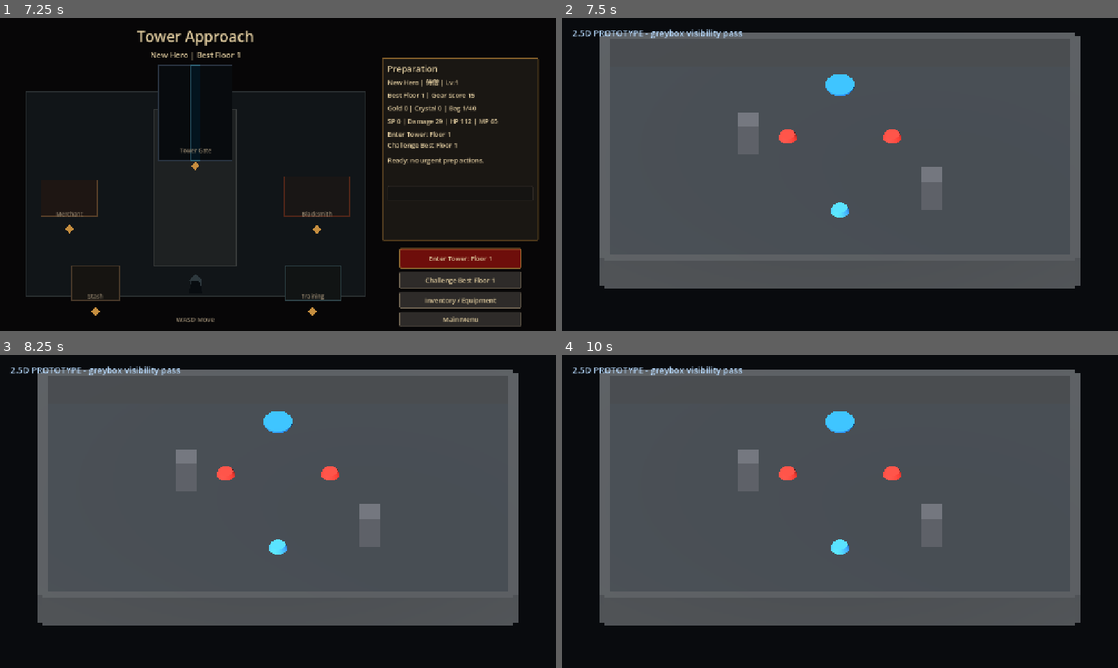
Above: before the commit, frames 1-4 (two rows, left to right).
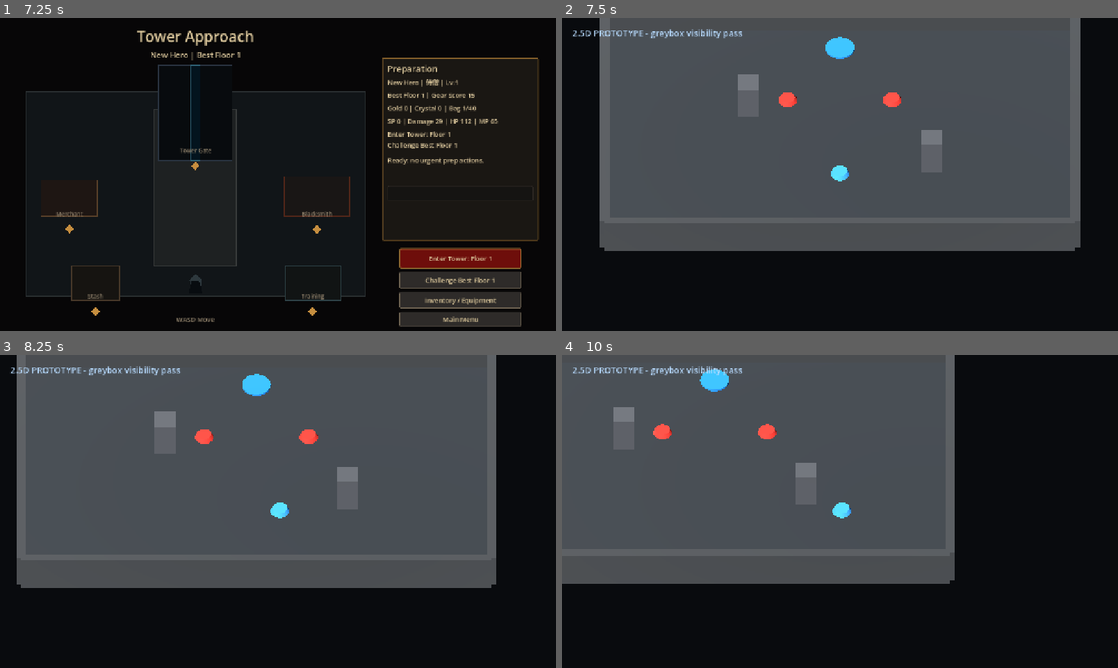
Above: after the commit, the same moments.

Repository: huhejie2009/dark-tower-2d-arpg
Game: Godot game, scene res://scenes/MainMenu.tscn
The game is run twice, just before and just after one commit, with the same random seed, the same clock (stepped at 60 frames per second) and the same inputs.
Inputs (mouse positions are in pixels of both pictures, inside the frame that each line leads up to):
- Up to frame 1 (7.25 s): click "Start Game" at 0.5 s; click "slot_1 Empty Click to select" at 1.25 s; click "slot_2 Empty Click to select" at 2 s; click "slot_3 Empty Click to select" at 2.75 s; click "战士" at 3.5 s; click "游侠" at 4.25 s; click "法师" at 5 s; click "侍僧" at 5.75 s; click "Create In Selected Empty Slot" at 6.5 s
- Up to frame 2 (7.5 s): click "Enter Tower: Floor 1" at 7.25 s
- Up to frame 3 (8.25 s): tap Enter at 8 s; move the mouse to (400, 495) at 8.02 s; hold D (move_right) from 8.03 s (still down); tap I at 8.1 s; click (400, 495) at 8.17 s
- Up to frame 4 (10 s): release D (move_right) at 8.75 s; drag from (728, 527) to (812, 574) at 8.77 s; tap Space at 9.5 s; move the mouse to (895, 442) at 9.52 s; hold D (move_right) from 9.53 s (still down); tap E at 9.6 s

Frame 1 is identical in both runs. In frame 2, 16% of the frame differs, in the area x 6-94%, y 0-87%; in frame 3, 22%; in frame 4, 37%, in the area x 0-94%, y 0-87%.

Commit message:
Add 2.5D prototype player movement

Diff:
--- a/scripts/app/Prototype2_5DCombatRoom.gd
+++ b/scripts/app/Prototype2_5DCombatRoom.gd
@@ -14,6 +14,10 @@
 var world_environment: WorldEnvironment
 var key_light: DirectionalLight3D
 var debug_hud: CanvasLayer
+var camera_follow_offset := Vector3(0.0, 10.0, 10.0)
+var player_move_input_override_enabled := false
+var player_move_input_override := Vector2.ZERO
+var active_move_input := Vector2.ZERO
 
 func _ready() -> void:
 	_build_visibility_baseline()
@@ -22,6 +26,12 @@
 	_build_actors()
 	_build_exit_marker()
 	_build_debug_hud()
+
+func _physics_process(_delta: float) -> void:
+	active_move_input = _read_player_move_input()
+	if player != null and player.has_method("set_move_input"):
+		player.call("set_move_input", active_move_input)
+	_update_camera_follow()
 
 func _build_visibility_baseline() -> void:
 	world_environment = WorldEnvironment.new()
@@ -111,13 +121,16 @@
 	player = BillboardActor3D.new()
 	player.name = "PlayerBillboard"
 	player.position = Vector3(0.0, 0.0, 2.0)
+	player.set_movement_speed(4.5)
 	add_child(player)
 	_add_actor_visible_marker(player, Color(0.22, 0.65, 1.0), "PlayerReadableMarker")
+	_update_camera_follow()
 
 	for index in range(2):
 		var enemy := BillboardActor3D.new()
 		enemy.name = "EnemyBillboard%d" % (index + 1)
 		enemy.position = Vector3(-2.0 + float(index) * 4.0, 0.0, -2.0)
+		enemy.set_movement_speed(3.2)
 		add_child(enemy)
 		_add_actor_visible_marker(enemy, Color(0.95, 0.20, 0.16), "EnemyReadableMarker")
 		enemies.append(enemy)
@@ -168,6 +181,26 @@
 	material.roughness = 0.85
 	return material
 
+func _read_player_move_input() -> Vector2:
+	if player_move_input_override_enabled:
+		return player_move_input_override
+	return Input.get_vector("move_left", "move_right", "move_forward", "move_back")
+
+func _update_camera_follow() -> void:
+	if camera == null or player == null:
+		return
+	var target_position := player.global_position
+	camera.global_position = target_position + camera_follow_offset
+	camera.look_at(target_position, Vector3.UP)
+
+func set_player_move_input_for_test(value: Vector2) -> void:
+	player_move_input_override_enabled = true
+	player_move_input_override = value
+
+func clear_player_move_input_override_for_test() -> void:
+	player_move_input_override_enabled = false
+	player_move_input_override = Vector2.ZERO
+
 func build_prototype_snapshot_for_test() -> Dictionary:
 	return {
 		"prototype_id": "2_5d_billboard_combat_room",
@@ -203,6 +236,26 @@
 		"camera_has_visible_background": world_environment != null and world_environment.environment != null,
 	}
 
+func build_player_control_snapshot_for_test() -> Dictionary:
+	var player_snapshot: Dictionary = {}
+	if player != null and player.has_method("build_contract_snapshot"):
+		player_snapshot = player.call("build_contract_snapshot")
+	return {
+		"can_control_player": player != null and player.has_method("set_move_input"),
+		"movement_plane": str(player_snapshot.get("plane", "")),
+		"player_position": player.global_position if player != null else Vector3.ZERO,
+		"player_movement_speed": float(player_snapshot.get("movement_speed", 0.0)),
+		"player_facing_direction": str(player_snapshot.get("facing_direction", "")),
+		"active_move_input": active_move_input,
+		"input_override_enabled": player_move_input_override_enabled,
+		"camera_current": camera != null and camera.current,
+		"camera_orthographic": camera != null and camera.projection == Camera3D.PROJECTION_ORTHOGONAL,
+		"camera_tracks_player": camera != null and player != null,
+		"camera_position": camera.global_position if camera != null else Vector3.ZERO,
+		"camera_follow_offset": camera_follow_offset,
+		"camera_size": camera.size if camera != null else 0.0,
+	}
+
 func _count_visible_materials(nodes: Array[Node3D]) -> int:
 	var count := 0
 	for node in nodes:
--- /dev/null
+++ b/tests/regression/regression_prototype_2_5d_player_movement_contract.gd
@@ -0,0 +1,68 @@
+extends SceneTree
+
+const PrototypeScene := preload("res://scenes/prototypes/Prototype2_5DCombatRoom.tscn")
+
+var failures: Array[String] = []
+
+func _initialize() -> void:
+	call_deferred("_run")
+
+func _run() -> void:
+	var scene := PrototypeScene.instantiate()
+	root.add_child(scene)
+	await process_frame
+	await physics_frame
+
+	_expect(scene.has_method("build_player_control_snapshot_for_test"), "prototype should expose player control snapshot")
+	_expect(scene.has_method("set_player_move_input_for_test"), "prototype should expose deterministic test input")
+	if not scene.has_method("build_player_control_snapshot_for_test") or not scene.has_method("set_player_move_input_for_test"):
+		scene.queue_free()
+		await process_frame
+		_finish()
+		return
+
+	var before: Dictionary = scene.call("build_player_control_snapshot_for_test")
+	_expect(bool(before.get("can_control_player", false)), "player should be controllable")
+	_expect(str(before.get("movement_plane", "")) == "xz", "player should move on XZ plane")
+	_expect(float(before.get("player_movement_speed", 0.0)) > 0.0, "prototype player should have readable 3D movement speed")
+	_expect(bool(before.get("camera_current", false)), "prototype camera should be current")
+	_expect(bool(before.get("camera_orthographic", false)), "prototype camera should remain orthographic")
+	_expect(bool(before.get("camera_tracks_player", false)), "camera should track player")
+
+	var before_player_position: Vector3 = before.get("player_position", Vector3.ZERO)
+	var before_camera_position: Vector3 = before.get("camera_position", Vector3.ZERO)
+
+	scene.call("set_player_move_input_for_test", Vector2.RIGHT)
+	for index in range(10):
+		await physics_frame
+
+	var after_right: Dictionary = scene.call("build_player_control_snapshot_for_test")
+	var after_player_position: Vector3 = after_right.get("player_position", Vector3.ZERO)
+	var after_camera_position: Vector3 = after_right.get("camera_position", Vector3.ZERO)
+	_expect(after_player_position.x > before_player_position.x + 0.05, "right input should move player along +X")
+	_expect(absf(after_player_position.y - before_player_position.y) <= 0.01, "player movement should not drift on Y")
+	_expect(absf(after_player_position.z - before_player_position.z) <= 0.05, "right input should not significantly change Z")
+	_expect(str(after_right.get("player_facing_direction", "")) == "right", "right input should update player facing")
+	_expect(after_camera_position.x > before_camera_position.x + 0.05, "camera should follow player along X")
+
+	scene.call("set_player_move_input_for_test", Vector2.ZERO)
+	await physics_frame
+	var stopped: Dictionary = scene.call("build_player_control_snapshot_for_test")
+	_expect(Vector2(stopped.get("active_move_input", Vector2.ONE)).length_squared() <= 0.0001, "zero input should stop movement input")
+
+	scene.queue_free()
+	await process_frame
+	_finish()
+
+func _finish() -> void:
+	if failures.is_empty():
+		print("NEW_PROJECT_PROTOTYPE_2_5D_PLAYER_MOVEMENT_OK")
+		quit(0)
+	else:
+		for failure in failures:
+			push_error(failure)
+		quit(1)
+
+func _expect(condition: bool, message: String) -> void:
+	if not condition:
+		failures.append(message)
Not shown, added: docs/progress/2026-06-16-prototype-2-5d-player-movement-progress.md
